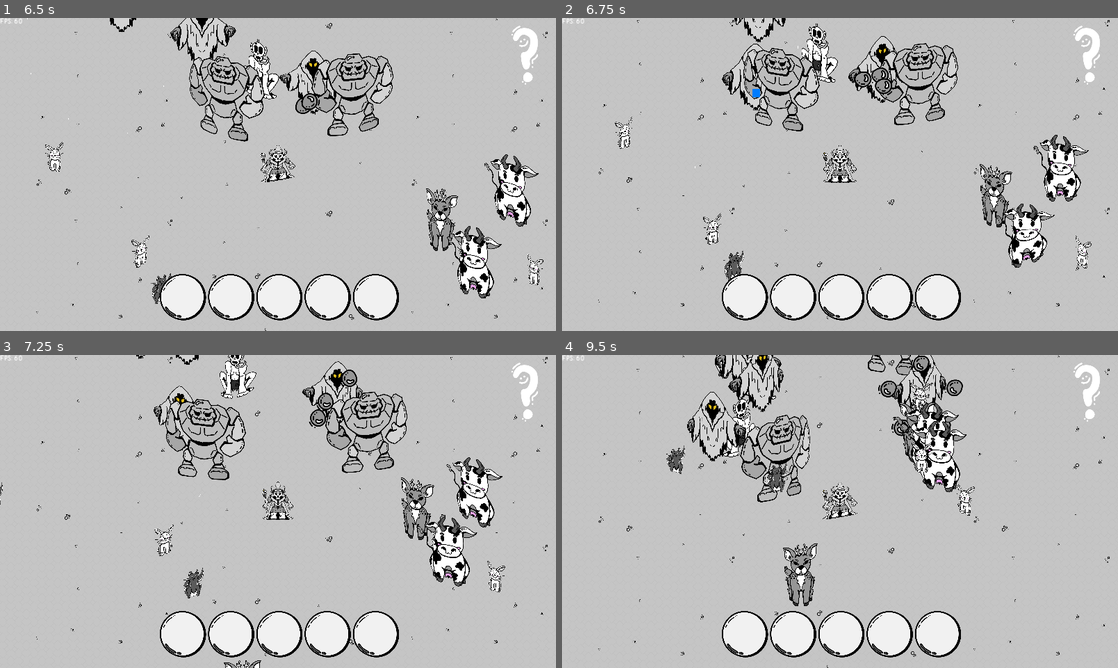
Above: before the commit, frames 1-4 (two rows, left to right).
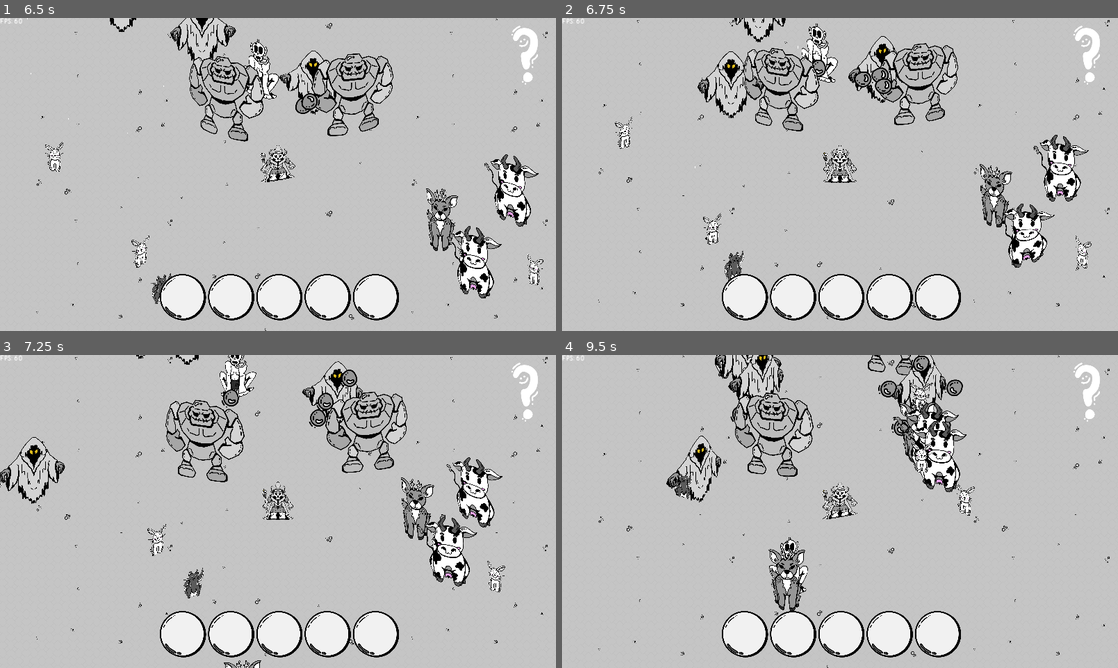
Above: after the commit, the same moments.

Repository: buloz/ld55
Game: Godot game, scene res://Scenes/Debug/DebugScene.tscn
Two runs of this game, one before a commit and one after it. Both use one fixed random seed, a clock stepped at 60 frames per second and the inputs below.
Inputs (mouse positions are in pixels of both pictures, inside the frame that each line leads up to):
- Up to frame 1 (6.5 s): click (183, 296) at 0.5 s; tap Enter (ui_accept) at 1.25, 1.52, 4.52 s; move the mouse to (400, 158) at 1.27 s; press the mouse at (400, 158) at 1.28 s; hold D (move_right) 1.28-2 s; release the mouse at (400, 158) at 2 s; drag from (166, 190) to (111, 293) at 2.02 s; move the mouse to (333, 105) at 2.77 s; hold D (move_right) 2.78-3.5 s; tap E (test) at 2.85 s; drag from (250, 237) to (100, 155) at 3.52 s; move the mouse to (444, 221) at 4.27 s; hold A (move_left) 4.28-5 s; tap R at 4.35 s; drag from (111, 127) to (266, 180) at 5.02 s; move the mouse to (305, 174) at 5.77 s; hold S (move_down) from 5.78 s (still down); right-click (305, 174) at 5.85 s; click (305, 174) at 5.92 s
- Up to frame 2 (6.75 s): release S (move_down) at 6.5 s; drag from (756, 96) to (728, 190) at 6.52 s
- Up to frame 3 (7.25 s): no input
- Up to frame 4 (9.5 s): move the mouse to (962, 495) at 7.27 s; hold W (move_up) 7.28-8 s; tap Space at 7.35 s; tap Enter (ui_accept) at 7.52 s; drag from (728, 527) to (928, 549) at 8.02 s; move the mouse to (895, 442) at 8.77 s; press the mouse at (895, 442) at 8.78 s; hold S (move_down) from 8.78 s (still down)

Frame 1 is identical in both runs. In frame 2, 0.7% of the frame differs, in the area x 24-48%, y 8-32%; in frame 3, 2.0%; in frame 4, 4.2%, in the area x 18-46%, y 11-82%.
Error in both runs: Invalid type in function 'spawnSummon' in base 'Node2D (SummonSpawner.gd)'. The Object-derived class of argument 2 (PackedScene) is not a subclass of the expec…

Commit message:
[attack] melee + charge

Diff:
--- /dev/null
+++ b/Projet/Scenes/Attacks/Charge/Charge.gd
@@ -0,0 +1,34 @@
+class_name Charge extends Area2D
+
+@export var attack:AttackComponent
+
+var playerTeam:bool
+var isCharging:bool
+var positionA
+var positionB
+var distance:float = 900.0
+var speed:float = 3.0
+var weight:float
+
+# Called when the node enters the scene tree for the first time.
+func _ready():
+	if get_parent() is CasterComponent:
+		isCharging = true;
+
+func initialize(senderPosition: Vector2, targetPosition: Vector2, playerTeam: bool):
+	collision_mask = 0b10 if playerTeam else 0b01
+
+	positionA = senderPosition
+	positionB = positionA + (senderPosition.direction_to(targetPosition) * distance)
+
+# Called every frame. 'delta' is the elapsed time since the previous frame.
+func _physics_process(delta):
+	if isCharging:
+		weight += delta*speed
+		get_parent().get_parent().position = positionA.lerp(positionB, weight)
+	if(weight >= 1):
+		queue_free()
+
+func _on_area_entered(area):
+	if area is HitboxComponent and area.healthComponent:
+		area.damage(attack)
--- /dev/null
+++ b/Projet/Scenes/Attacks/Charge/Charge.tscn
@@ -0,0 +1,21 @@
+[gd_scene load_steps=4 format=3 uid="uid://c48xcylkbj458"]
+
+[ext_resource type="Script" path="res://Scenes/Attacks/Charge/Charge.gd" id="1_xygwc"]
+[ext_resource type="Script" path="res://Scenes/Component/attackComponent.gd" id="2_uems7"]
+
+[sub_resource type="CircleShape2D" id="CircleShape2D_gmk2y"]
+radius = 150.0
+
+[node name="Charge" type="Area2D" node_paths=PackedStringArray("attack")]
+collision_layer = 0
+collision_mask = 0
+script = ExtResource("1_xygwc")
+attack = NodePath("AttackComponent")
+
+[node name="CollisionShape2D" type="CollisionShape2D" parent="."]
+shape = SubResource("CircleShape2D_gmk2y")
+
+[node name="AttackComponent" type="Node" parent="."]
+script = ExtResource("2_uems7")
+
+[connection signal="area_entered" from="." to="." method="_on_area_entered"]
--- /dev/null
+++ b/Projet/Scenes/Attacks/Ghoul/GhoulMelee.tscn
@@ -0,0 +1,12 @@
+[gd_scene load_steps=3 format=3 uid="uid://bkocmgid3rwm0"]
+
+[ext_resource type="Script" path="res://Scenes/Attacks/Melee/Melee.gd" id="1_d3afw"]
+[ext_resource type="Script" path="res://Scenes/Component/attackComponent.gd" id="2_rrigh"]
+
+[node name="GhoulMelee" type="Node2D" node_paths=PackedStringArray("attack")]
+script = ExtResource("1_d3afw")
+attackRange = 150.0
+attack = NodePath("AttackComponent")
+
+[node name="AttackComponent" type="Node" parent="."]
+script = ExtResource("2_rrigh")
--- /dev/null
+++ b/Projet/Scenes/Attacks/Ghoul/Leap.tscn
@@ -0,0 +1,21 @@
+[gd_scene load_steps=4 format=3 uid="uid://dh3wviqu020fg"]
+
+[ext_resource type="Script" path="res://Scenes/Attacks/Charge/Charge.gd" id="1_ango7"]
+[ext_resource type="Script" path="res://Scenes/Component/attackComponent.gd" id="2_hlnw1"]
+
+[sub_resource type="CircleShape2D" id="CircleShape2D_gmk2y"]
+radius = 150.0
+
+[node name="GhoulLeap" type="Area2D" node_paths=PackedStringArray("attack")]
+collision_layer = 0
+collision_mask = 0
+script = ExtResource("1_ango7")
+attack = NodePath("AttackComponent")
+
+[node name="CollisionShape2D" type="CollisionShape2D" parent="."]
+shape = SubResource("CircleShape2D_gmk2y")
+
+[node name="AttackComponent" type="Node" parent="."]
+script = ExtResource("2_hlnw1")
+
+[connection signal="area_entered" from="." to="." method="_on_area_entered"]
--- /dev/null
+++ b/Projet/Scenes/Attacks/Ghoul/Spit.tscn
@@ -0,0 +1,28 @@
+[gd_scene load_steps=5 format=3 uid="uid://0yyiwm2u1dfn"]
+
+[ext_resource type="Script" path="res://Scenes/Attacks/Projectile/ball.gd" id="1_rx0lw"]
+[ext_resource type="Shape2D" uid="uid://co8ah52svqai0" path="res://Scenes/Attacks/Projectile/Circle.tres" id="2_4hblg"]
+[ext_resource type="PackedScene" uid="uid://blc1sjka6ahc6" path="res://Scenes/Component/attackComponent.tscn" id="3_cad5w"]
+[ext_resource type="Texture2D" uid="uid://dmpvb2jeaiokg" path="res://Ressources/sprites/projectile.png" id="4_bvpl7"]
+
+[node name="GhoulSpit" type="Area2D" node_paths=PackedStringArray("attack")]
+collision_layer = 0
+collision_mask = 0
+script = ExtResource("1_rx0lw")
+attack = NodePath("AttackComponent")
+speed = 100.0
+lifeSpan = 4.0
+max_distance = 180.0
+
+[node name="CollisionShape2D" type="CollisionShape2D" parent="."]
+shape = ExtResource("2_4hblg")
+
+[node name="AttackComponent" parent="." instance=ExtResource("3_cad5w")]
+attack_damage = 8.0
+
+[node name="Sprite2D" type="Sprite2D" parent="."]
+texture = ExtResource("4_bvpl7")
+region_enabled = true
+region_rect = Rect2(0, 0, 256, 256)
+
+[connection signal="area_entered" from="." to="." method="_on_area_entered"]
--- /dev/null
+++ b/Projet/Scenes/Attacks/Golem/Tumble.tscn
@@ -0,0 +1,21 @@
+[gd_scene load_steps=4 format=3 uid="uid://537pll7tibr6"]
+
+[ext_resource type="Script" path="res://Scenes/Attacks/Charge/Charge.gd" id="1_imajn"]
+[ext_resource type="Script" path="res://Scenes/Component/attackComponent.gd" id="2_g8rlx"]
+
+[sub_resource type="CircleShape2D" id="CircleShape2D_gmk2y"]
+radius = 150.0
+
+[node name="GolemTumble" type="Area2D" node_paths=PackedStringArray("attack")]
+collision_layer = 0
+collision_mask = 0
+script = ExtResource("1_imajn")
+attack = NodePath("AttackComponent")
+
+[node name="CollisionShape2D" type="CollisionShape2D" parent="."]
+shape = SubResource("CircleShape2D_gmk2y")
+
+[node name="AttackComponent" type="Node" parent="."]
+script = ExtResource("2_g8rlx")
+
+[connection signal="area_entered" from="." to="." method="_on_area_entered"]
--- /dev/null
+++ b/Projet/Scenes/Attacks/Melee/Melee.gd
@@ -0,0 +1,32 @@
+class_name Melee extends Node2D
+
+@export var attackRange:float
+@export var attack:AttackComponent
+
+var playerTeam:bool
+
+var direction
+
+# Called when the node enters the scene tree for the first time.
+func _ready():
+	pass # Replace with function body.
+
+func initialize(_senderPosition: Vector2, _targetPosition: Vector2, _playerTeam: bool):
+	playerTeam = _playerTeam
+	direction = _senderPosition.direction_to(_targetPosition)
+
+
+# Called every frame. 'delta' is the elapsed time since the previous frame.
+func _physics_process(_delta):
+	var space_state = get_world_2d().direct_space_state
+	var query:PhysicsShapeQueryParameters2D = PhysicsShapeQueryParameters2D.new()
+	query.collide_with_areas = true
+	var shape = CircleShape2D.new()
+	shape.radius = attackRange
+	query.shape = shape
+	query.transform = Transform2D(direction.angle(), global_position + direction*attackRange)
+	var collided = space_state.intersect_shape(query)
+	for entry in collided:
+		if !entry.is_empty() and entry.collider is HitboxComponent and entry.collider.healthComponent:
+			entry.collider.damage(attack)
+	queue_free()
--- /dev/null
+++ b/Projet/Scenes/Attacks/Melee/Melee.tscn
@@ -0,0 +1,11 @@
+[gd_scene load_steps=3 format=3 uid="uid://by0d4lo8upcsp"]
+
+[ext_resource type="Script" path="res://Scenes/Attacks/Melee/Melee.gd" id="1_u1dg4"]
+[ext_resource type="Script" path="res://Scenes/Component/attackComponent.gd" id="2_cl7as"]
+
+[node name="Melee" type="Node2D" node_paths=PackedStringArray("attack")]
+script = ExtResource("1_u1dg4")
+attack = NodePath("AttackComponent")
+
+[node name="AttackComponent" type="Node" parent="."]
+script = ExtResource("2_cl7as")
--- a/Projet/Scenes/Attacks/Projectile/multiball.gd
+++ b/Projet/Scenes/Attacks/Projectile/multiball.gd
@@ -1,6 +1,6 @@
 class_name MultiBall extends MultiProjectile
 
 
-func initialize(senderPosition: Vector2, _targetPosition: Vector2, _playerTeam: bool):
-	super.initialize(Vector2.ZERO, _targetPosition, _playerTeam)
+func initialize(_senderPosition: Vector2, targetPosition: Vector2, playerTeam: bool):
+	super.initialize(Vector2.ZERO, targetPosition, playerTeam)
 	set_as_top_level(false)
--- /dev/null
+++ b/Projet/Scenes/Attacks/Skeleton/SkeletonMelee.tscn
@@ -0,0 +1,12 @@
+[gd_scene load_steps=3 format=3 uid="uid://cv8hlpipfbixq"]
+
+[ext_resource type="Script" path="res://Scenes/Attacks/Melee/Melee.gd" id="1_t4v6s"]
+[ext_resource type="Script" path="res://Scenes/Component/attackComponent.gd" id="2_kl78g"]
+
+[node name="SkeletonMelee" type="Node2D" node_paths=PackedStringArray("attack")]
+script = ExtResource("1_t4v6s")
+attackRange = 150.0
+attack = NodePath("AttackComponent")
+
+[node name="AttackComponent" type="Node" parent="."]
+script = ExtResource("2_kl78g")
--- a/Projet/Scenes/Component/CasterComponent.gd
+++ b/Projet/Scenes/Component/CasterComponent.gd
@@ -1,4 +1,4 @@
-extends Node
+class_name CasterComponent extends Node
 
 #Distance for the entity to start a spell cast
 @export_range(0.0, 1000.0) var distanceToCast: float
--- a/Projet/Scenes/Entity/Summon/Summon.gd
+++ b/Projet/Scenes/Entity/Summon/Summon.gd
@@ -28,23 +28,23 @@
 func loadSpellType(spellType:int):
 	match spellType:
 		0:
-			$CasterComponent.spellScene = preload("res://Scenes/Attacks/Haunted/Thunder.tscn")
+			$CasterComponent.spellScene = preload("res://Scenes/Attacks/Golem/Tumble.tscn")
 		1:
 			$CasterComponent.spellScene = preload("res://Scenes/Attacks/Golem/Shockwave.tscn")
 		2:
 			$CasterComponent.spellScene = preload("res://Scenes/Attacks/Golem/Crumbs.tscn")
 		3:
-			$CasterComponent.spellScene = preload("res://Scenes/Attacks/Skeleton/Bomb.tscn")
+			$CasterComponent.spellScene = preload("res://Scenes/Attacks/Ghoul/Spit.tscn")
 		4:
-			$CasterComponent.spellScene = preload("res://Scenes/Attacks/Skeleton/Bomb.tscn")
+			$CasterComponent.spellScene = preload("res://Scenes/Attacks/Ghoul/Leap.tscn")
 		5:
-			$CasterComponent.spellScene = preload("res://Scenes/Attacks/Skeleton/Bomb.tscn")
+			$CasterComponent.spellScene = preload("res://Scenes/Attacks/Ghoul/GhoulMelee.tscn")
 		6:
 			$CasterComponent.spellScene = preload("res://Scenes/Attacks/Skeleton/Bomb.tscn")
 		7:
 			$CasterComponent.spellScene = preload("res://Scenes/Attacks/Skeleton/Multishot.tscn")
 		8:
-			$CasterComponent.spellScene = preload("res://Scenes/Attacks/Skeleton/Bomb.tscn")
+			$CasterComponent.spellScene = preload("res://Scenes/Attacks/Skeleton/SkeletonMelee.tscn")
 		9:
 			$CasterComponent.spellScene = preload("res://Scenes/Attacks/Haunted/Conjure.tscn")
 		10:
